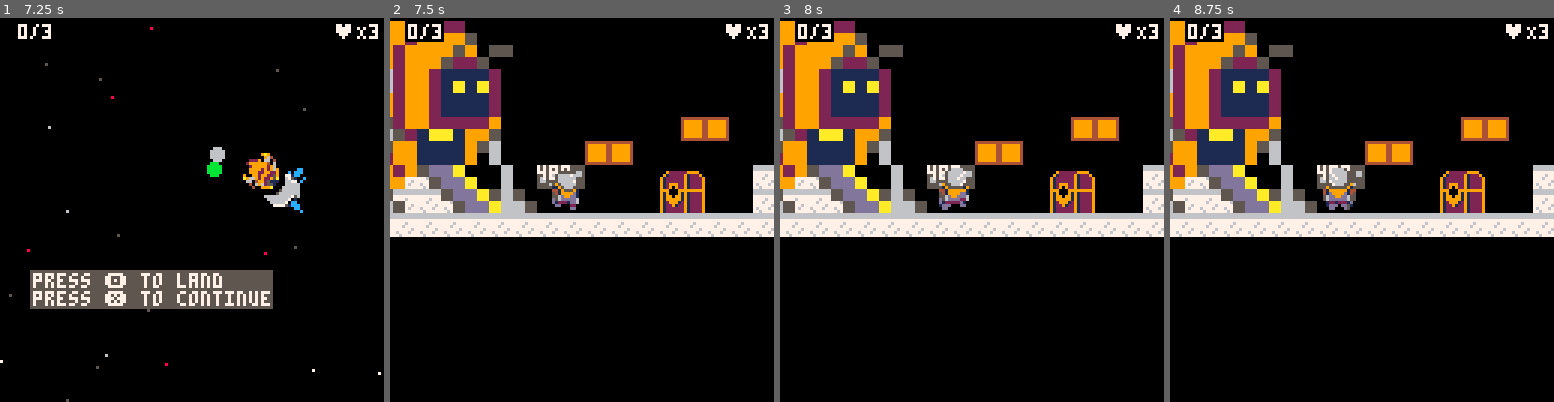
Above: before the commit, frames 1-4 (left to right).
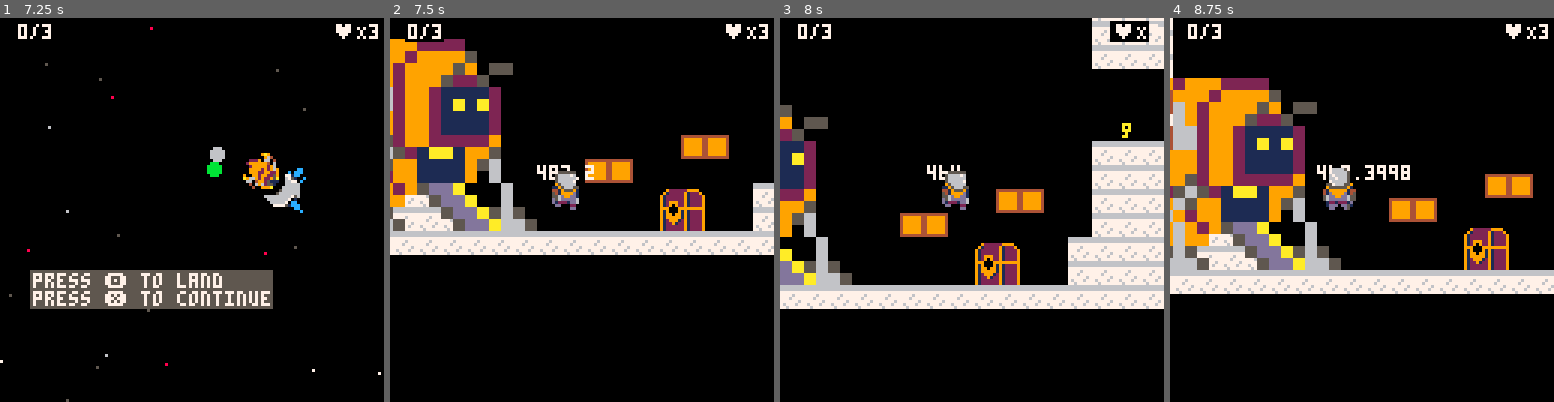
Above: after the commit, the same moments.

Repository: FrederikHR/GDB
Game: PICO-8 cartridge OW/ow.p8
Two runs of this game, one before a commit and one after it. Both use one fixed random seed, a clock stepped at 60 frames per second and the inputs below.
Inputs:
- Up to frame 1 (7.25 s): tap X (X key) at 0.33, 1.07, 1.85, 2.97, 4.08, 5.2, 6.32 s; tap O (Z key) at 0.7, 1.7, 2.1, 2.5, 2.9, 3.3, 3.7, 4.1, 4.5, 4.9, 5.3, 5.7, 6.1, 6.5, 6.9 s; hold Right 1.6-2.1 s; hold Up 2.15-2.42 s; hold Right 2.47-3.03 s; hold Left 3.08-3.58 s; hold Right 4.02-4.68 s; hold Up 4.73-5.03 s; hold Left 5.08-5.68 s; hold Right 6.08-6.58 s; hold Right 6.63-7.13 s; hold Up from 7.18 s (still down)
- Up to frame 2 (7.5 s): tap O (Z key) at 7.3 s; tap X (X key) at 7.43 s; release Up at 7.45 s
- Up to frame 3 (8 s): hold Right from 7.5 s (still down); tap O (Z key) at 7.7 s
- Up to frame 4 (8.75 s): release Right at 8.07 s; tap O (Z key) at 8.1, 8.5 s; hold Left 8.12-8.62 s; tap X (X key) at 8.55 s

Frame 1 is identical in both runs. In frame 2, 24% of the frame differs, in the area x 0-100%, y 0-62%; in frame 3, 40%, in the area x 0-100%, y 0-76%; in frame 4, 36%.

Commit message:
a bit more accurate collision for breaking blocks

Diff:
--- a/OW/ow.p8
+++ b/OW/ow.p8
@@ -446,11 +446,11 @@
 		x1=x+4    y1=y-1
 		x2=x+w-4  y2=y
 	elseif aim=="down" then
-		x1=x+2      y1=y+h
+		x1=x+3      y1=y+h
 		x2=x+w-2    y2=y+h+1
 	elseif aim=="downish" then
 		x1=x+2      y1=y+h
-		x2=x+w-5    y2=y+h+1
+		x2=x+w      y2=y+h+2
  elseif aim=="center" then
 		x1=x+2      y1=y
 		x2=x+w-2    y2=y+h-2
@@ -755,6 +755,7 @@
 			_,bx1,by1,bx2,by2=collide_map(a,"downish",3)
 			bx1=round(bx1) by1=round(by1)
 			bx2=round(bx2) by2=round(by2)
+			if (bx2 >=bx1+2) bx2=bx2-1
 			find_block(bx1,by1,bx2,by2)
 		end
 
@@ -898,12 +899,13 @@
 		else
 			b.s=0
 			b.spr=90
+			--return
 		end
 		if b.s>=20 and b.spr==90 then
 			b.spr=106
 		elseif b.s>=50 and b.spr==106 then
 			b.spr=105
-		elseif b.s>=100 then
+		elseif b.s>=90 then
 			b.stand=false
 		end
 	end
@@ -1116,14 +1118,14 @@
 b4740000000000000000000000000000000000747474d50000000000000000000000000000000000000000000000000000000000000000000000000000000074
 06000000000000000000000000000000000000000000000000000000000000576777000000576777000000000000000000000000000000000000000000000000
 b4740000000000000000000000000000000000747474d4d500000000000000000000000000000000000000000000000000000000000000000000000000000074
-0600000000000000000000000000000000000000000000000000000000000000670000000000670000a5a5000000000000000000000000000000000000000000
+06000000000000000000000000000000000000000000000000000000000000006700000000006700a5a5a5000000000000000000000000000000000000000000
 b47474747400000000000000000000a5a50000747474c5c4d5000000000000000000000000000000000000000000000000000000000000000000000000000074
 06000000000000000000000000000000000000000000000000000000000000006700000000006700000000000000000000000000000000000000000000000000
 b474747474740000000000a5a5000000000000747474c5c5b5d50000000000000000000000000000000000000000000000000000000000000000000000000074
 06000000000000000000000000000000000000000000000000000000000000006700000000006700000000000000000000000000000000000000000000000000
-b4747474747400000016260000003646000074747474c5c5b5b5d5000000000000b5c40000b5c400000000000000000000000000000000000000000000000074
+b4747474747400000000000000003646000074747474c5c5b5b5d5000000000000b5c40000b5c400000000000000000000000000000000000000000000000074
 06000000000000000000000000000000000000000000000000000000000000006700000000006700008575008506060675000000000000000000000000000000
-b4747474747400000017270000003747000074747474c5d4c5d4b5d5d5d5d5d5b5d4d4e4e4b5c500000000000000000000000000000000000000000000000074
+b4747474747400000000000000003747000074747474c5d4c5d4b5d5d5d5d5d5b5d4d4e4e4b5c500000000000000000000000000000000000000000000000074
 06060606060606060606060606060606060606060606060606060606060606060606060606060606060606060606060606060606060606060606060606060606
 b4747474747474747474747474747474747474747474747474747474747474747474747474747474747474747474747474747474747474747474747474747474
 
